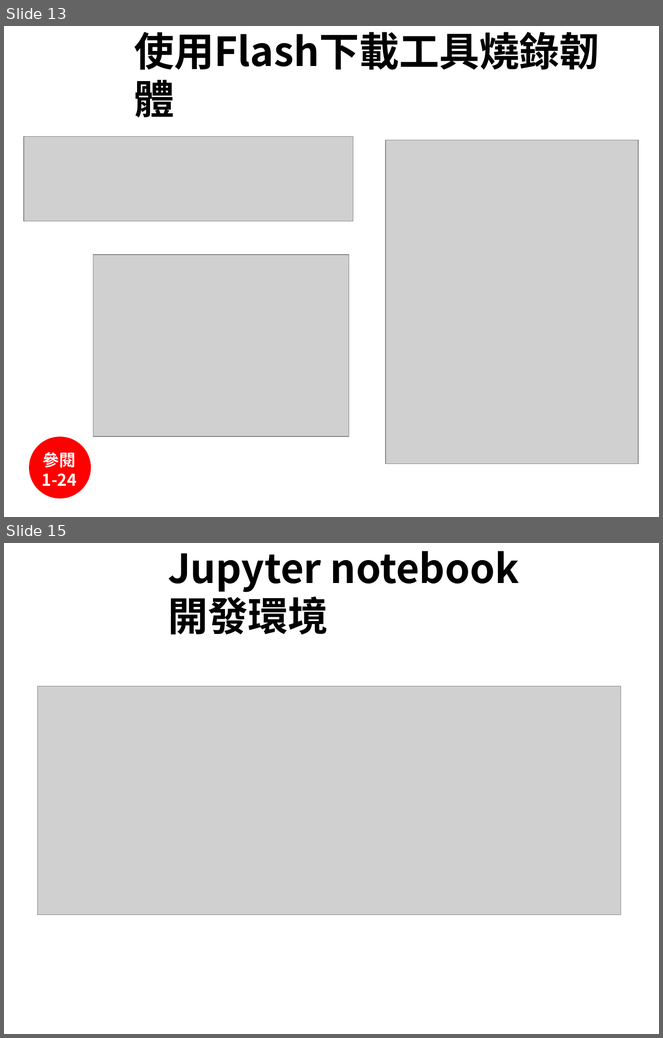
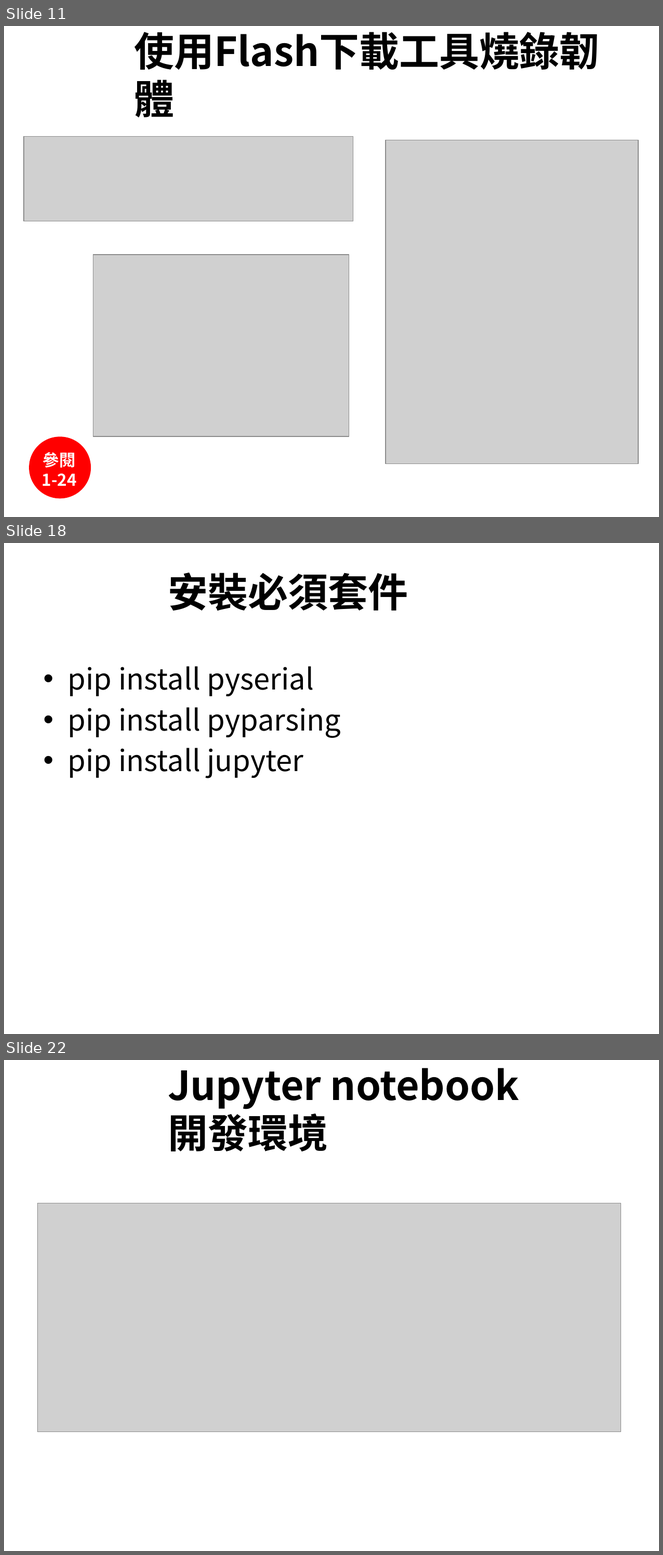
Before and after one commit to jumbokh/micropython_class, a slide deck: Micropython_20200613.pptx. Shown one above the other, each under a label of ours: slides 13 and 15 before the commit, slides 11, 18 and 22 after it; the slides between them are not shown. The pictures are 663x1038 and 663x1555 pixels, drawn with LibreOffice and Linux fonts; fonts in the diff are those of the drawing; grey boxes stand for pictures; background and template pictures are left out. Boxes give left, top, right and bottom in pixels: in the first picture for what was removed or moved away, otherwise in the second. Text is boxed around its words. In the diff, an @@ line names an element or a change of style, - is before the commit and + after.

```diff
--- a/Micropython_20200613.pptx
+++ b/Micropython_20200613.pptx
@@ slide 18 added at (4, 543, 659, 1034), background #FFFFFF @@
@@ title added at (168, 573, 408, 611), 44 pt, text #000000, bold @@
+安裝必須套件
@@ text added at (68, 666, 341, 779), 32 pt, text #000000 @@
+• pip install pyserial
+• pip install pyparsing
+• pip install jupyter
@@ what was slide 13 is now slide 11 @@
@@ what was slide 15 is now slide 22 @@
```
Also in this commit, not shown: 1 slide changed, 12 other slides added, 3 slides removed, 1 other file.
